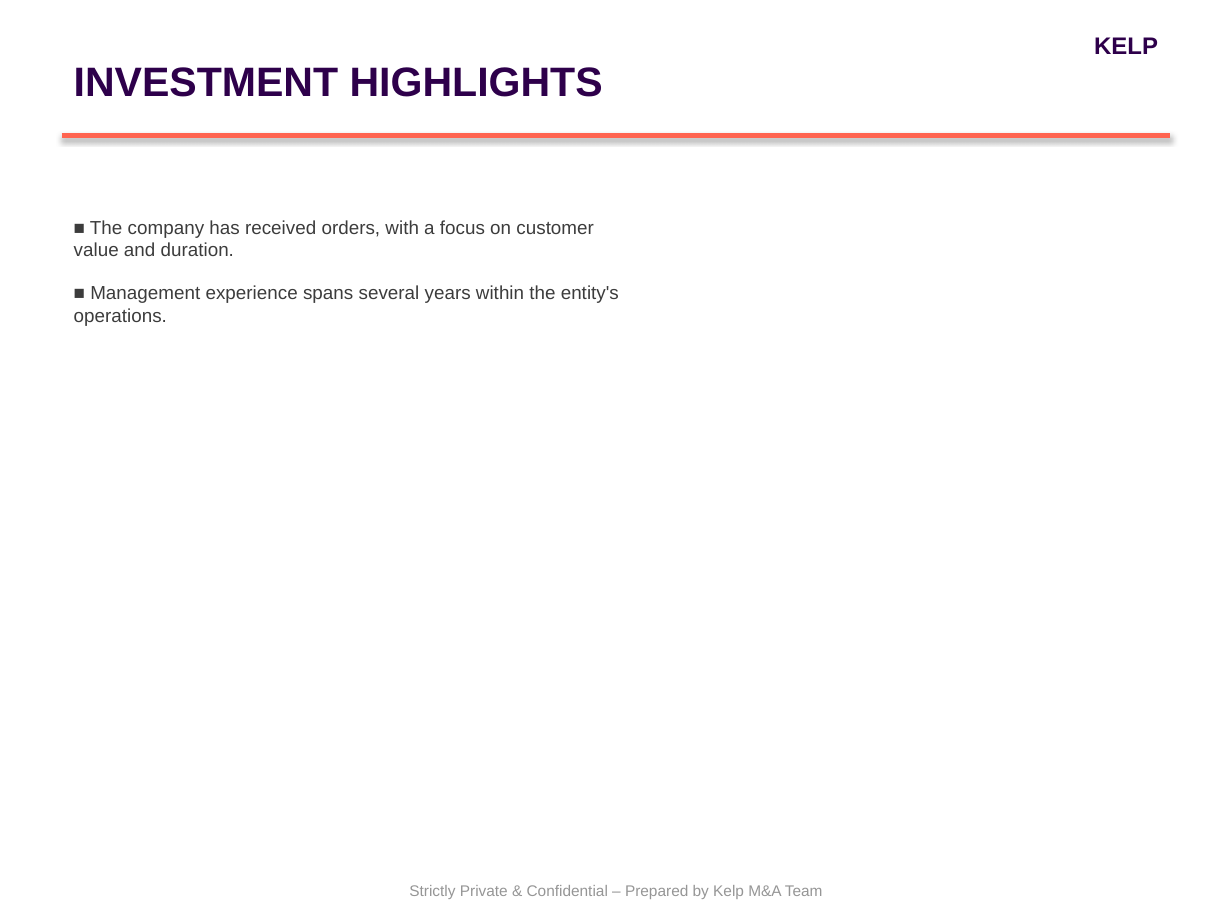
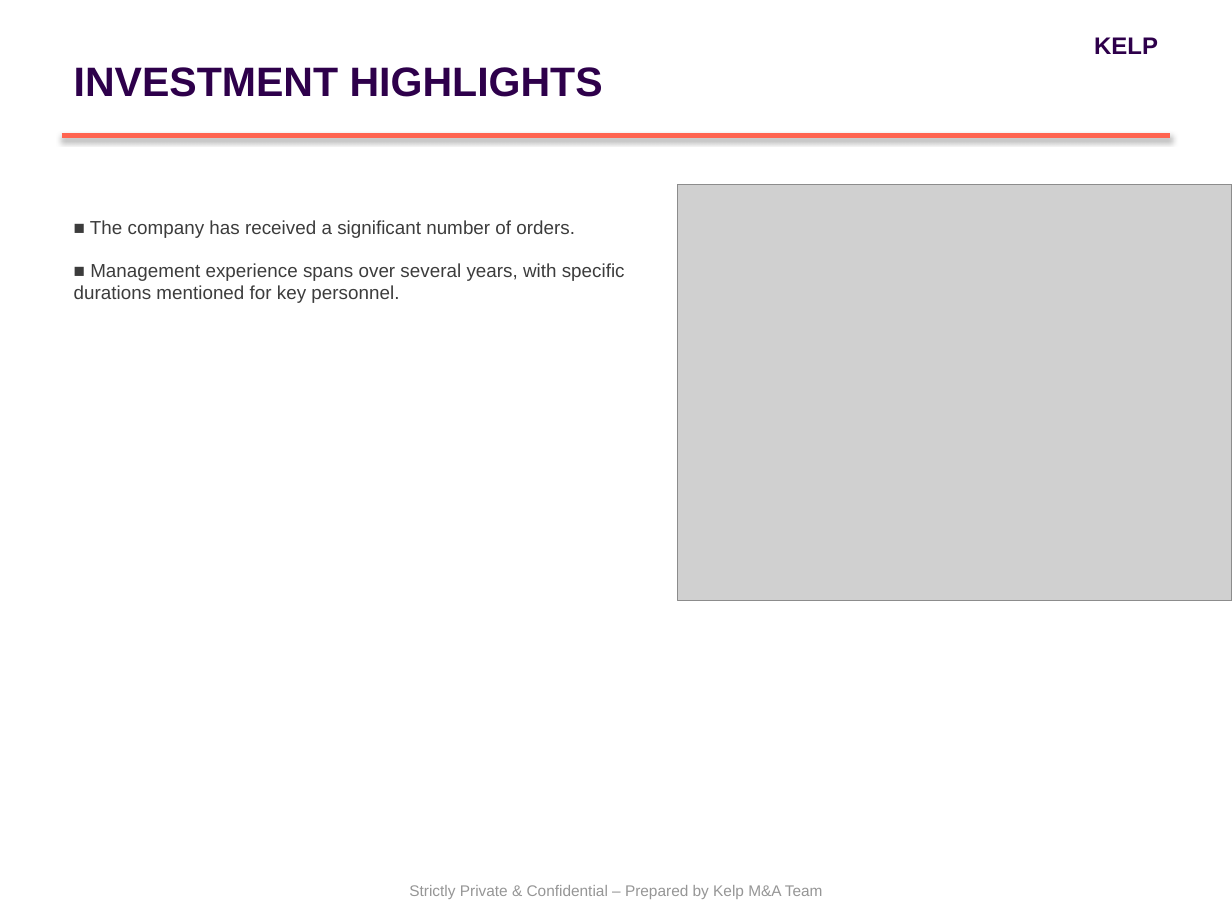
Before and after one commit to PiyushiAnand/Doc_to_PPT, a slide deck: slide 4 of Blind_Teaser_Gati_Final.pptx. Drawn at 1232x924 pixels with LibreOffice and Linux fonts; fonts in the diff are those of the drawing; grey boxes stand for pictures. Boxes give left, top, right and bottom in pixels: in the first picture for what was removed or moved away, otherwise in the second. Text is boxed around its words. In the diff, an @@ line names an element or a change of style, - is before the commit and + after.

```diff
--- a/Blind_Teaser_Gati_Final.pptx
+++ b/Blind_Teaser_Gati_Final.pptx
@@ picture added at (678,185,1232,601) @@
@@ text at (74,220,625,303): text changed @@
-■ The company has received orders, with a focus on customer value and duration.
-■ Management experience spans several years within the entity's operations.
+■ The company has received a significant number of orders.
+■ Management experience spans over several years, with specific durations mentioned for key personnel.
```
Also in this commit, not shown: 2 other slides changed, 14 other files.
